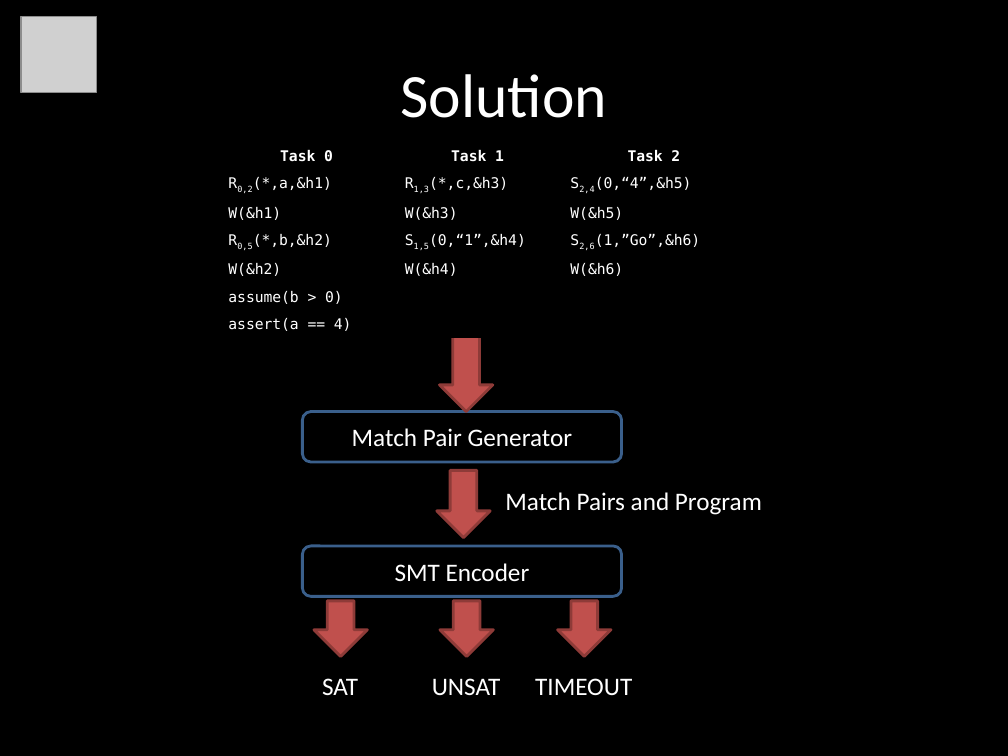
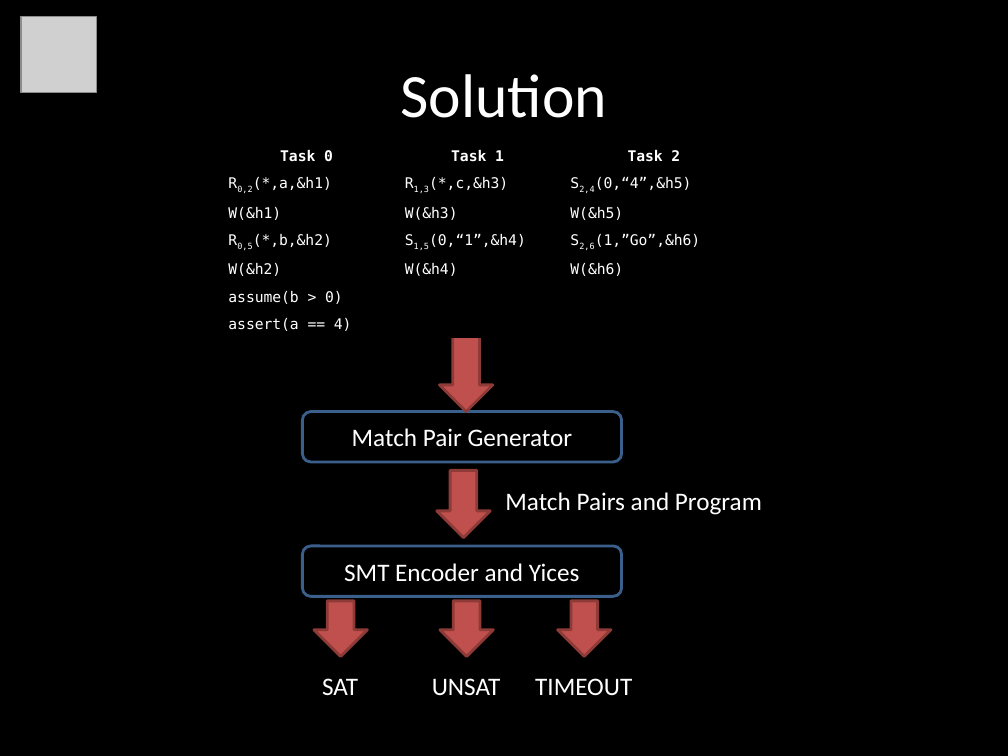
Before and after one commit to ericmercer/MP-trace-language, a slide deck: slide 7 of presentations/Qual_2012_YuHuang.pptx (slide 6 before the commit). Drawn at 1008x756 pixels with LibreOffice and Linux fonts; fonts in the diff are those of the drawing; grey boxes stand for pictures. Boxes give left, top, right and bottom in pixels: in the first picture for what was removed or moved away, otherwise in the second. Text is boxed around its words. In the diff, an @@ line names an element or a change of style, - is before the commit and + after.

```diff
--- a/presentations/Qual_2012_YuHuang.pptx
+++ b/presentations/Qual_2012_YuHuang.pptx
@@ text in rounded rectangle at box(344, 563, 580, 582): text changed @@
-SMT Encoder
+SMT Encoder and Yices
```
Also in this commit, not shown: 3 other slides changed, 4 slides added, 1 slide removed.
